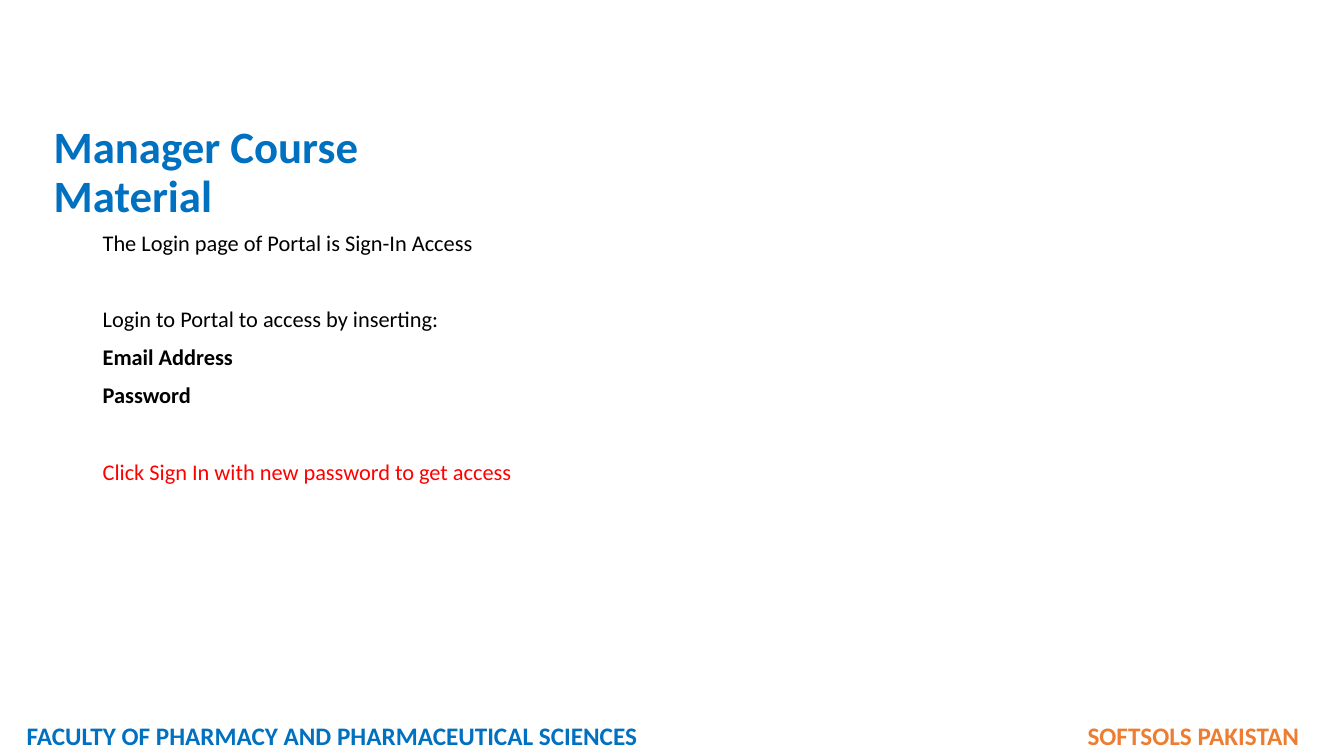
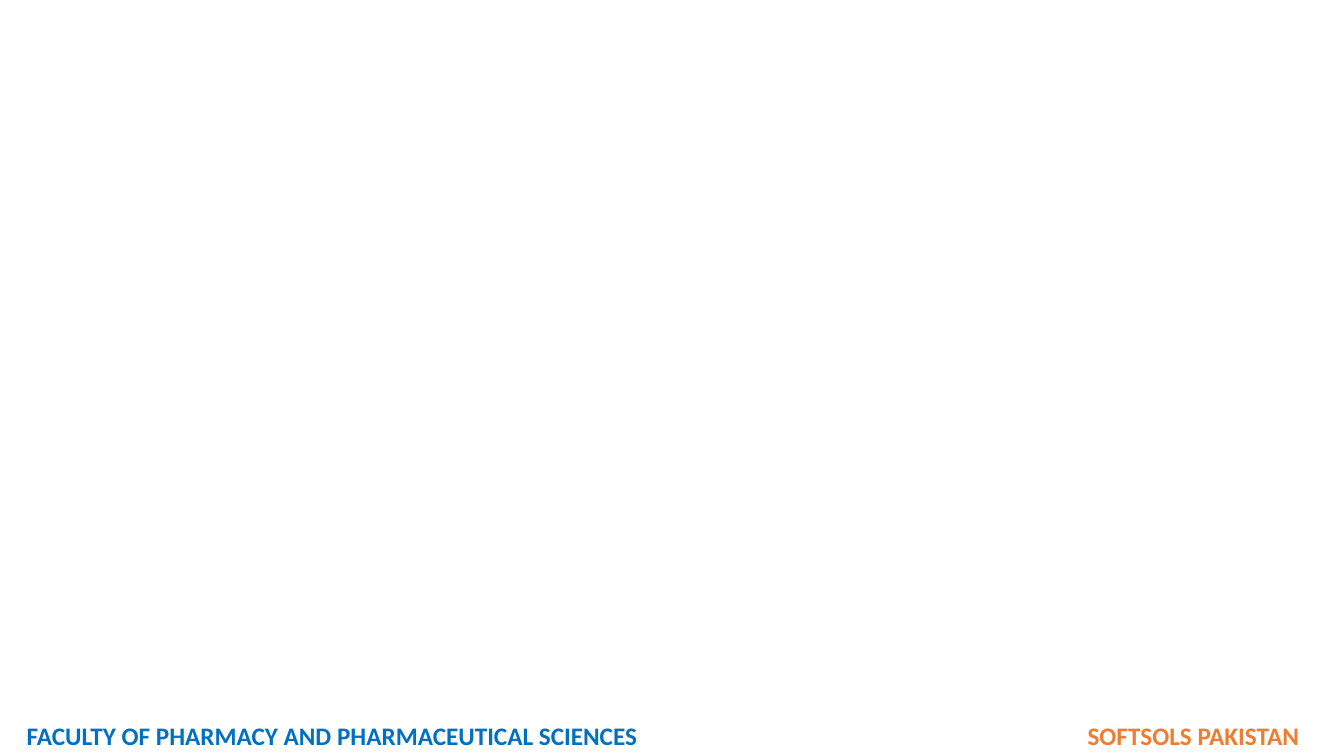
Before and after one commit to softsolspk1/fop, a slide deck: slide 18 of SUPER ADMIN ROLE - DEAN ROLE.pptx (slide 15 before the commit). Drawn at 1344x756 pixels with LibreOffice and Linux fonts; fonts in the diff are those of the drawing; background and template pictures are left out. Boxes give left, top, right and bottom in pixels: in the first picture for what was removed or moved away, otherwise in the second. Text is boxed around its words. In the diff, an @@ line names an element or a change of style, - is before the commit and + after.

```diff
--- a/SUPER ADMIN ROLE - DEAN ROLE.pptx
+++ b/SUPER ADMIN ROLE - DEAN ROLE.pptx
@@ title removed at [54,133,358,213] @@
-Manager Course Material
@@ text removed at [103,235,511,484] @@
-The Login page of Portal is Sign-In Access
-Login to Portal to access by inserting:
-Email Address
-Password
-Click Sign In with new password to get access
```
Also in this commit, not shown: 13 slides added, 9 other files.
